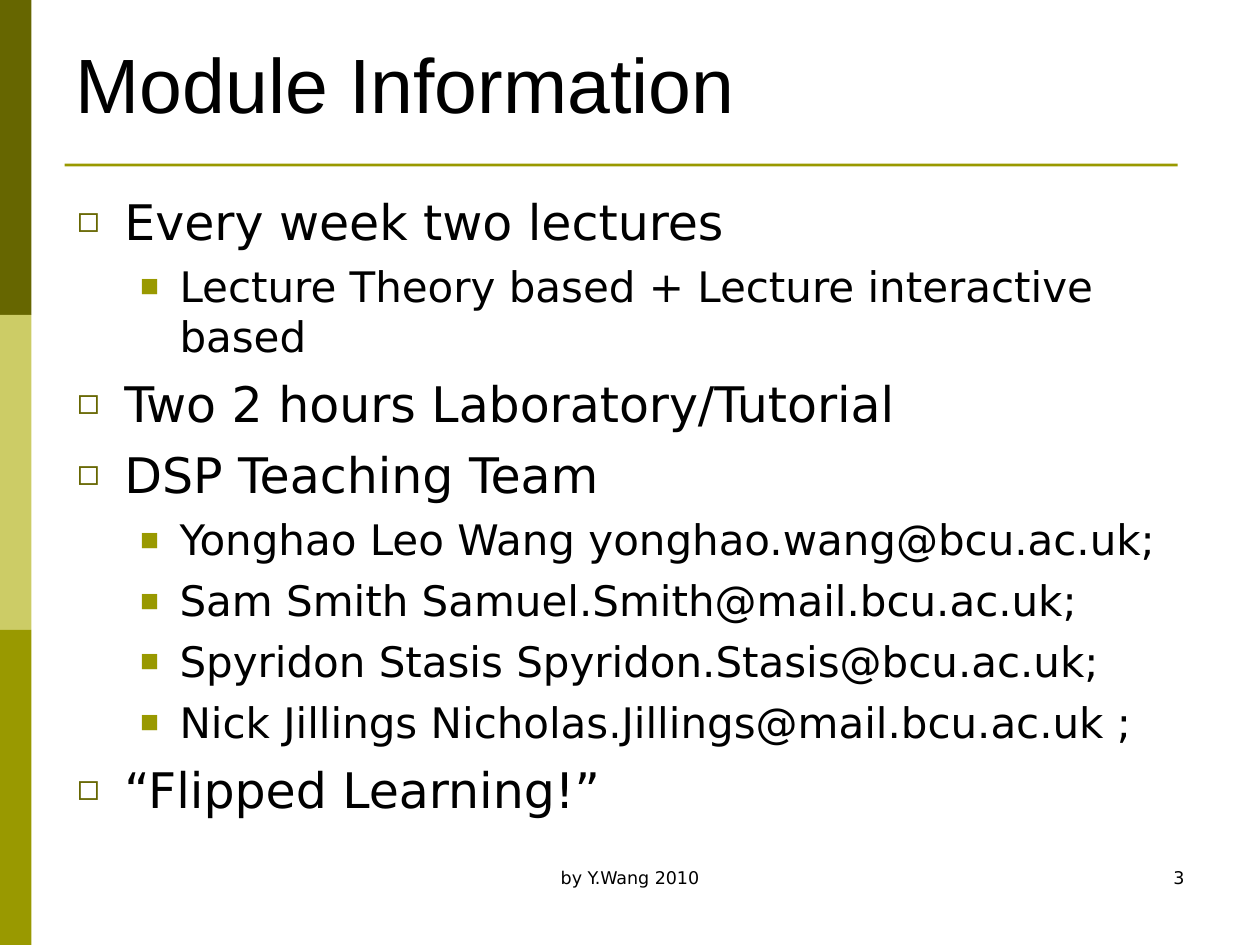
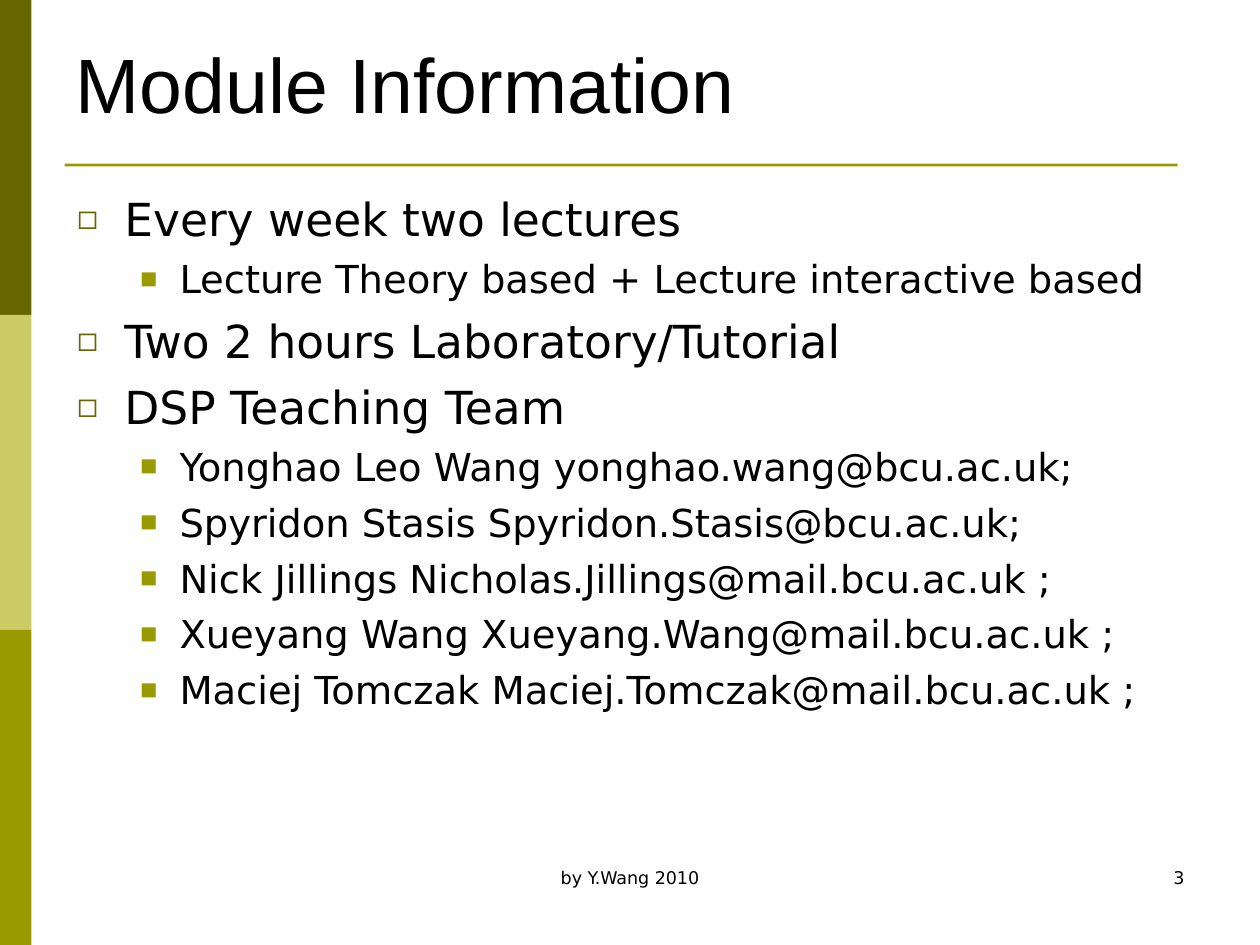
Before and after one commit to wyonghao/wyonghao.github.io, a slide deck: slide 3 of DSP2018/Lectures/A00_DSP Induction to the Module.ppt. Drawn at 1260x945 pixels with LibreOffice and Linux fonts; fonts in the diff are those of the drawing. Boxes give left, top, right and bottom in pixels: in the first picture for what was removed or moved away, otherwise in the second. Text is boxed around its words. In the diff, an @@ line names an element or a change of style, - is before the commit and + after.

```diff
--- a/DSP2018/Lectures/A00_DSP Induction to the Module.ppt
+++ b/DSP2018/Lectures/A00_DSP Induction to the Module.ppt
@@ text at [124,201,1144,601]: size 28 to 26 pt in "Every week two lectures", "Two 2 hours Laboratory/Tutorial", "DSP Teaching Team"; size 24 to 22 pt in "Lecture Theory based + Lecture interactive based", "Yonghao Leo Wang yonghao.wang@bcu.ac.uk;", "Spyridon Stasis Spyridon.Stasis@bcu.ac.uk;", "Nick Jillings Nicholas.Jillings@mail.bcu.ac.uk ;" @@
@@ text at [180,584,1077,624]: paragraph removed @@
-  ■ Sam Smith Samuel.Smith@mail.bcu.ac.uk;
@@ text at [180,618,1110,712]: text changed; size 28 to 22 pt @@
-◻ “Flipped Learning!”
+  ■ Xueyang Wang Xueyang.Wang@mail.bcu.ac.uk ;
+  ■ Maciej Tomczak Maciej.Tomczak@mail.bcu.ac.uk ;
```
Also in this commit, not shown: 2 other slides changed.
